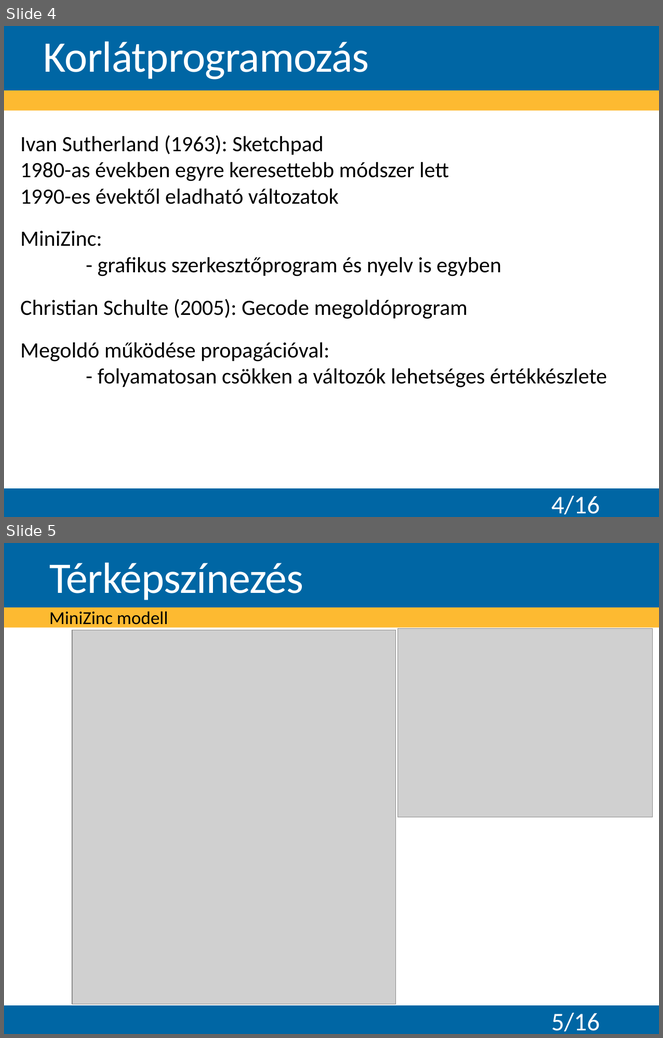
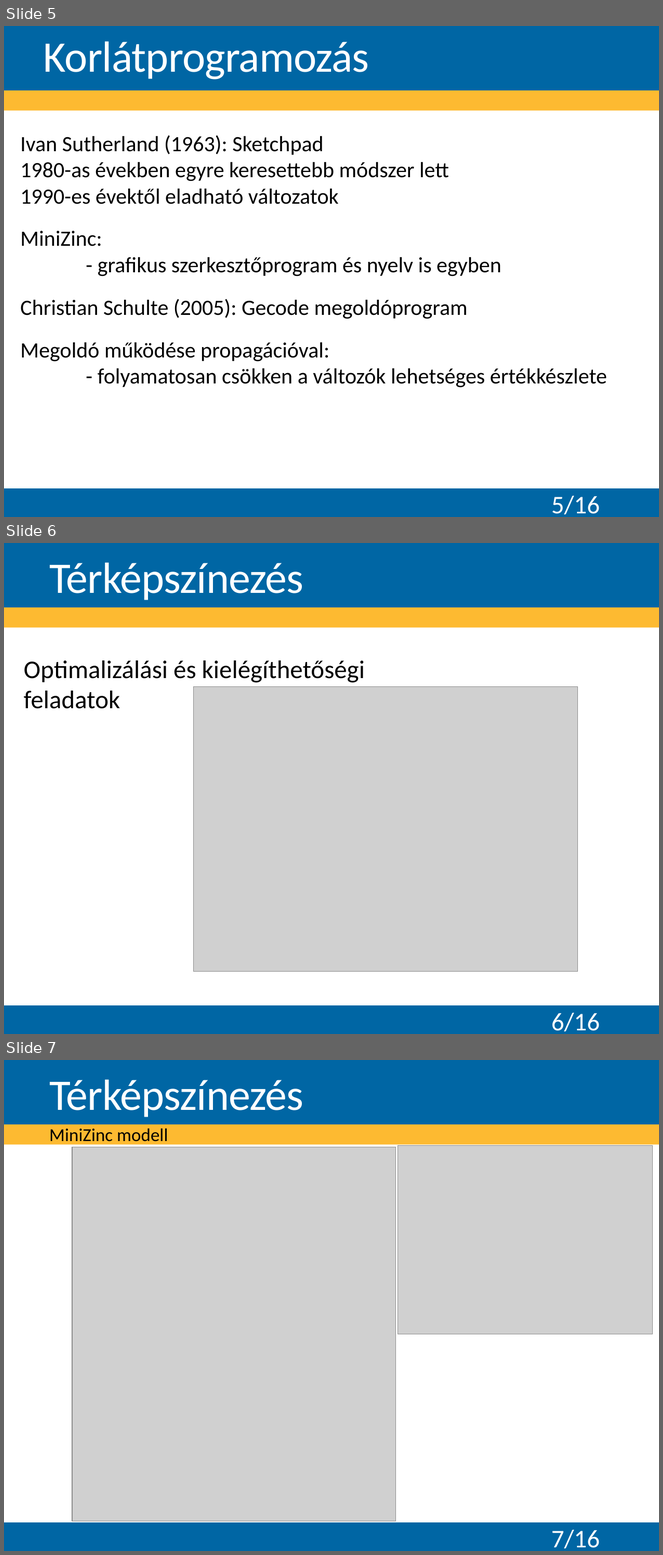
Before and after one commit to Teaching-projects/SZE-Peku221b, a slide deck: CP_Dolgozat/Előadás/Logikai feladványok megoldása korlátprogramozással.pptx. Shown one above the other, each under a label of ours: slides 4 and 5 before the commit, slides 5, 6 and 7 after it. The pictures are 663x1038 and 663x1555 pixels, drawn with LibreOffice and Linux fonts; fonts in the diff are those of the drawing; grey boxes stand for pictures; background and template pictures are left out. Boxes give left, top, right and bottom in pixels: in the first picture for what was removed or moved away, otherwise in the second. Text is boxed around its words. In the diff, an @@ line names an element or a change of style, - is before the commit and + after.

```diff
--- a/CP_Dolgozat/Előadás/Logikai feladványok megoldása korlátprogramozással.pptx
+++ b/CP_Dolgozat/Előadás/Logikai feladványok megoldása korlátprogramozással.pptx
@@ slide 6 added at (x1=4, y1=543, x2=659, y2=1034), background #FFFFFF; not listed: 3 template elements that a slide beside it also shows @@
@@ text added at (x1=49, y1=562, x2=304, y2=600), 48 pt, text #FFFFFF @@
+Térképszínezés
@@ text added at (x1=24, y1=661, x2=365, y2=709), 28 pt, text #000000 @@
+Optimalizálási és kielégíthetőségi feladatok
@@ picture added at (x1=193, y1=687, x2=578, y2=971) @@
@@ page number added at (x1=552, y1=1013, x2=600, y2=1032), 28 pt, text #FFFFFF @@
+6/16
@@ what was slide 4 is now slide 5 @@
@@ page number at (x1=552, y1=496, x2=600, y2=515): text changed @@
-4/16
+5/16
@@ what was slide 5 is now slide 7 @@
@@ page number at (x1=552, y1=1530, x2=600, y2=1549): text changed @@
-5/16
+7/16
```
Also in this commit, not shown: 3 slides changed, 5 other slides added, 3 other files.
